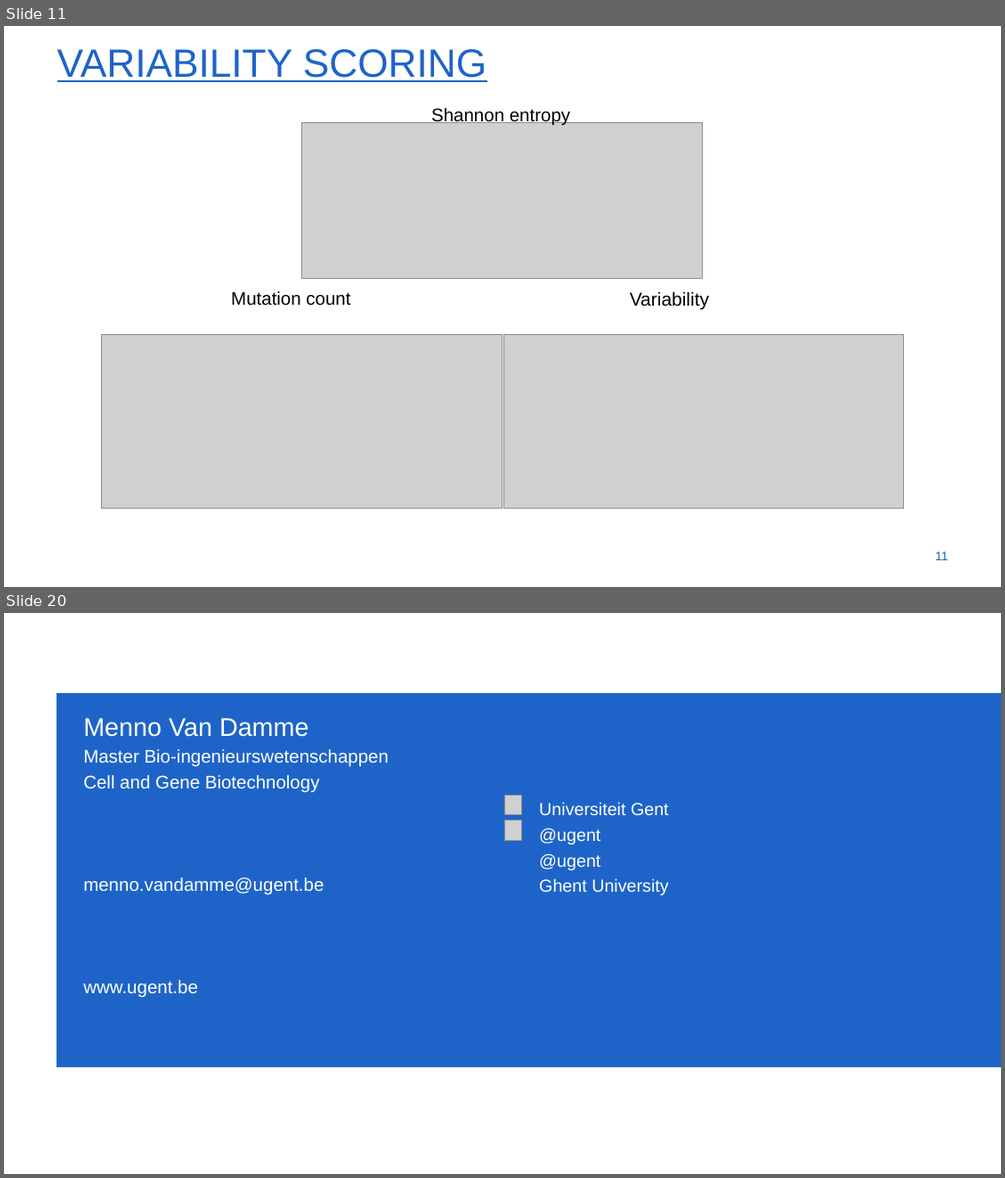
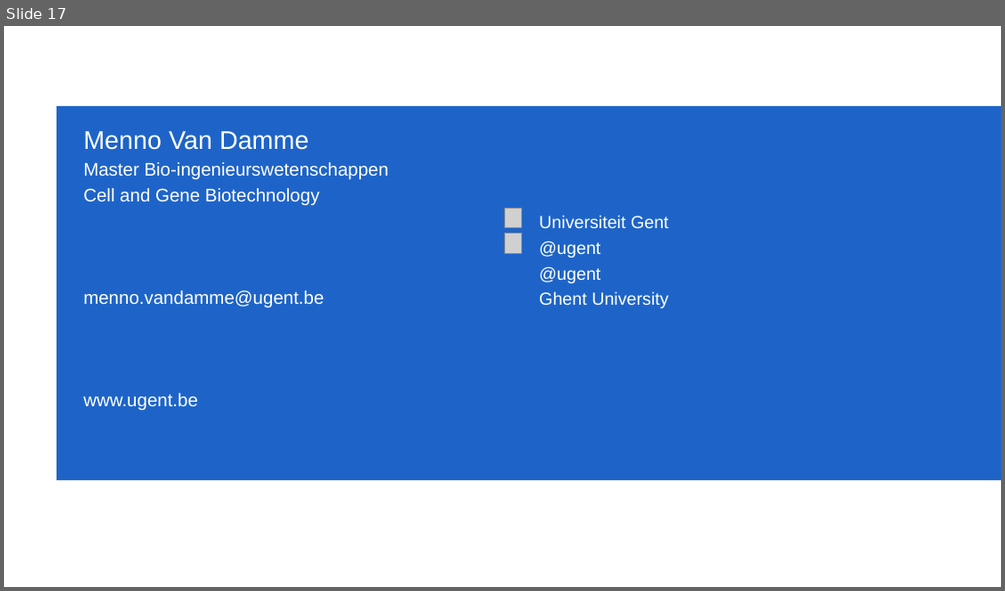
Before and after one commit to menvdamm/MScThesis, a slide deck: Masterthesis_Menno_Van_Damme.pptx. Shown one above the other, each under a label of ours: slides 11 and 20 before the commit, slide 17 after it; the slides between them are not shown. The pictures are 1005x1178 and 1005x591 pixels, drawn with LibreOffice and Linux fonts; fonts in the diff are those of the drawing; grey boxes stand for pictures; background and template pictures are left out. Boxes give left, top, right and bottom in pixels: in the first picture for what was removed or moved away, otherwise in the second. Text is boxed around its words. In the diff, an @@ line names an element or a change of style, - is before the commit and + after.

```diff
--- a/Masterthesis_Menno_Van_Damme.pptx
+++ b/Masterthesis_Menno_Van_Damme.pptx
@@ slide 11 removed at [4,26,1001,587], background #FFFFFF @@
@@ title removed at [57,49,487,82] @@
-VARIABILITY SCORING
@@ picture removed at [301,123,702,279] @@
@@ text removed at [431,108,570,126] @@
-Shannon entropy
@@ text removed at [231,291,350,305] @@
-Mutation count
@@ text removed at [630,291,709,310] @@
-Variability
@@ picture removed at [101,335,502,508] @@
@@ picture removed at [503,335,904,508] @@
@@ page number removed at [935,551,947,560] @@
-11
@@ what was slide 20 is now slide 17 @@
```
Also in this commit, not shown: 7 slides changed, 8 slides added, 10 other slides removed.
